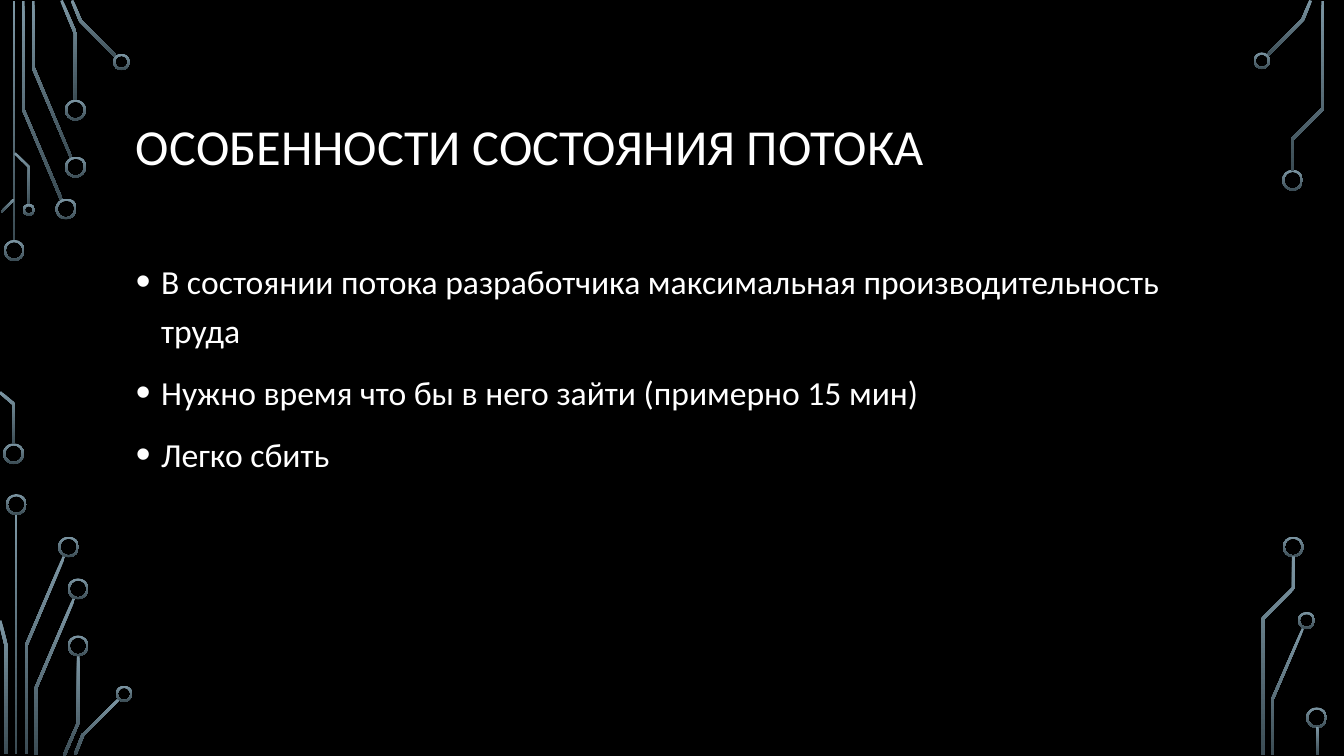
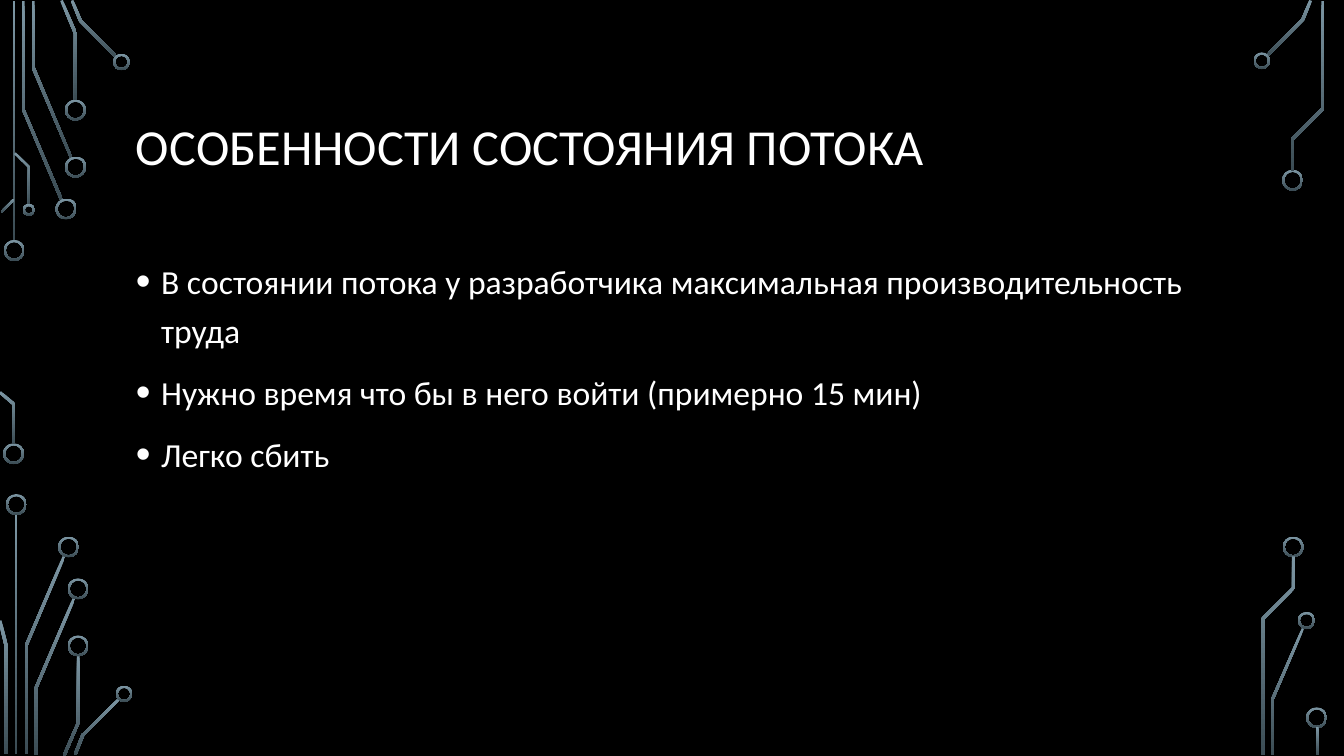
Before and after one commit to sergeyryskulov/Presentations, a slide deck: slide 3 of 9. Среда разработки/Среда разработки.pptx. Drawn at 1344x756 pixels with LibreOffice and Linux fonts; fonts in the diff are those of the drawing; background and template pictures are left out. Boxes give left, top, right and bottom in pixels: in the first picture for what was removed or moved away, otherwise in the second. Text is boxed around its words. In the diff, an @@ line names an element or a change of style, - is before the commit and + after.

```diff
--- a/9. Среда разработки/Среда разработки.pptx
+++ b/9. Среда разработки/Среда разработки.pptx
@@ text at [161, 271, 1181, 411]: text changed @@
-• В состоянии потока разработчика максимальная производительность труда
-• Нужно время что бы в него зайти (примерно 15 мин)
+• В состоянии потока у разработчика максимальная производительность труда
+• Нужно время что бы в него войти (примерно 15 мин)
```
Also in this commit, not shown: 6 other slides changed, 1 slide added, 1 other file.
